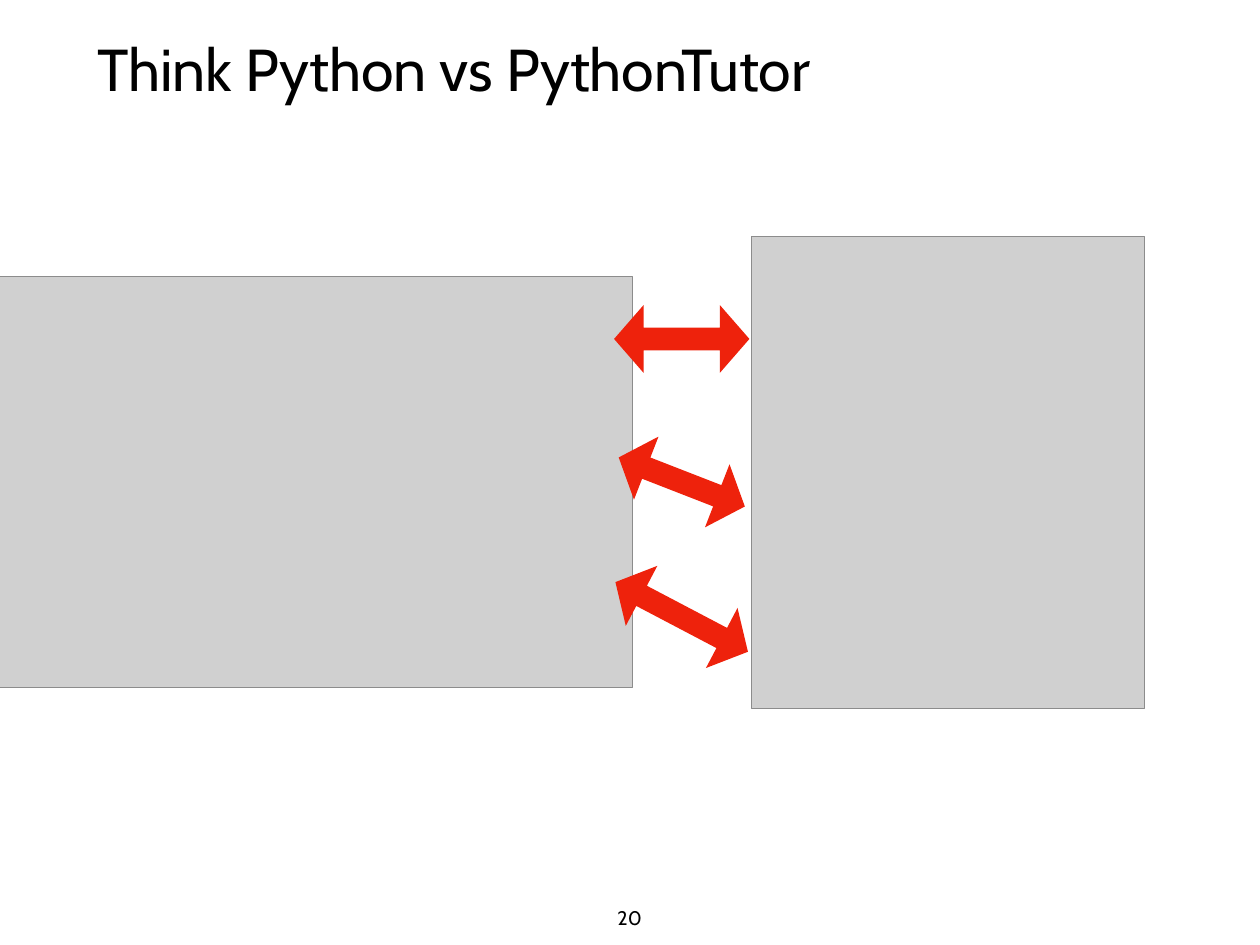
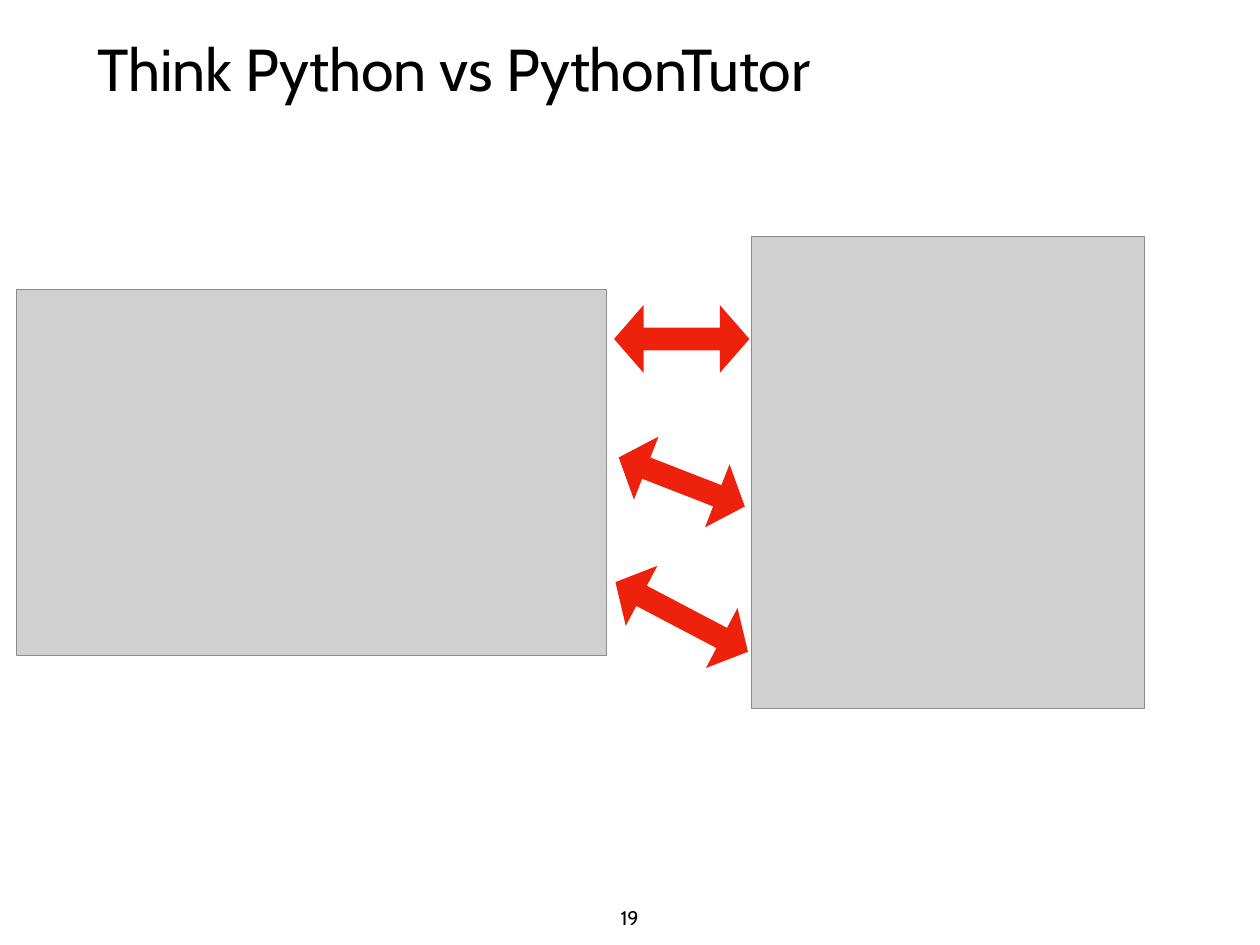
Before and after one commit to tylerharter/caraza-harter-com, a slide deck: slide 19 of tyler/meena/cs220/f20/materials/lec_07_F20.ppt (slide 20 before the commit). Drawn at 1260x945 pixels with LibreOffice and Linux fonts; fonts in the diff are those of the drawing; grey boxes stand for pictures. Boxes give left, top, right and bottom in pixels: in the first picture for what was removed or moved away, otherwise in the second. Text is boxed around its words. In the diff, an @@ line names an element or a change of style, - is before the commit and + after.

```diff
--- a/tyler/meena/cs220/f20/materials/lec_07_F20.ppt
+++ b/tyler/meena/cs220/f20/materials/lec_07_F20.ppt
@@ picture: place and size @@
-picture at bbox=[0, 276, 633, 688]
+picture at bbox=[17, 289, 606, 656]
@@ page number at bbox=[621, 911, 639, 925]: text changed @@
-20
+19
```
Also in this commit, not shown: 13 other slides changed, 1 slide removed, 1 other file.
